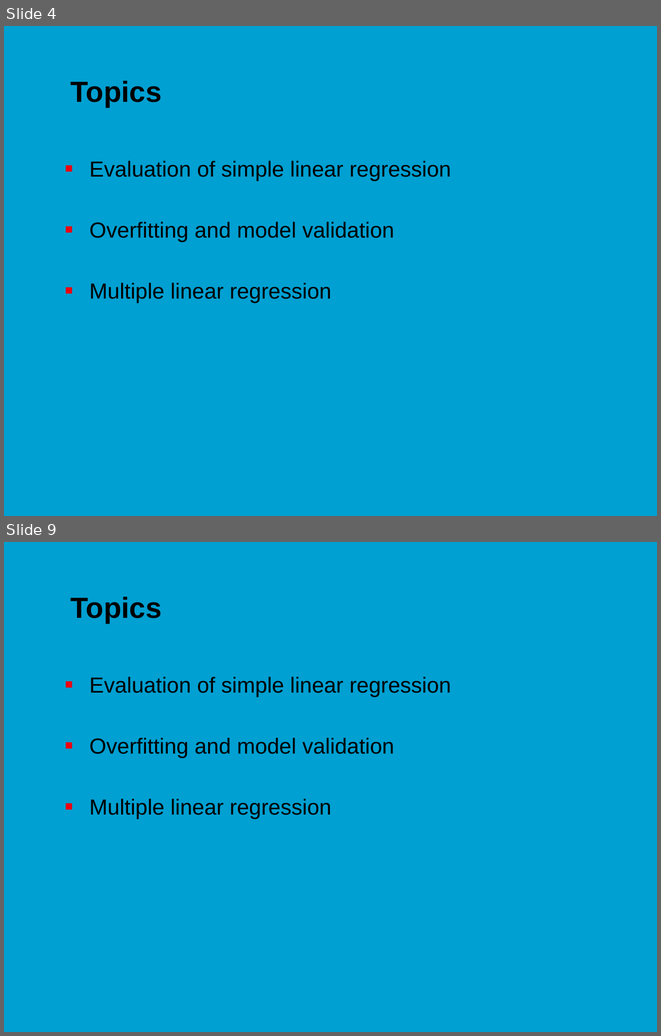
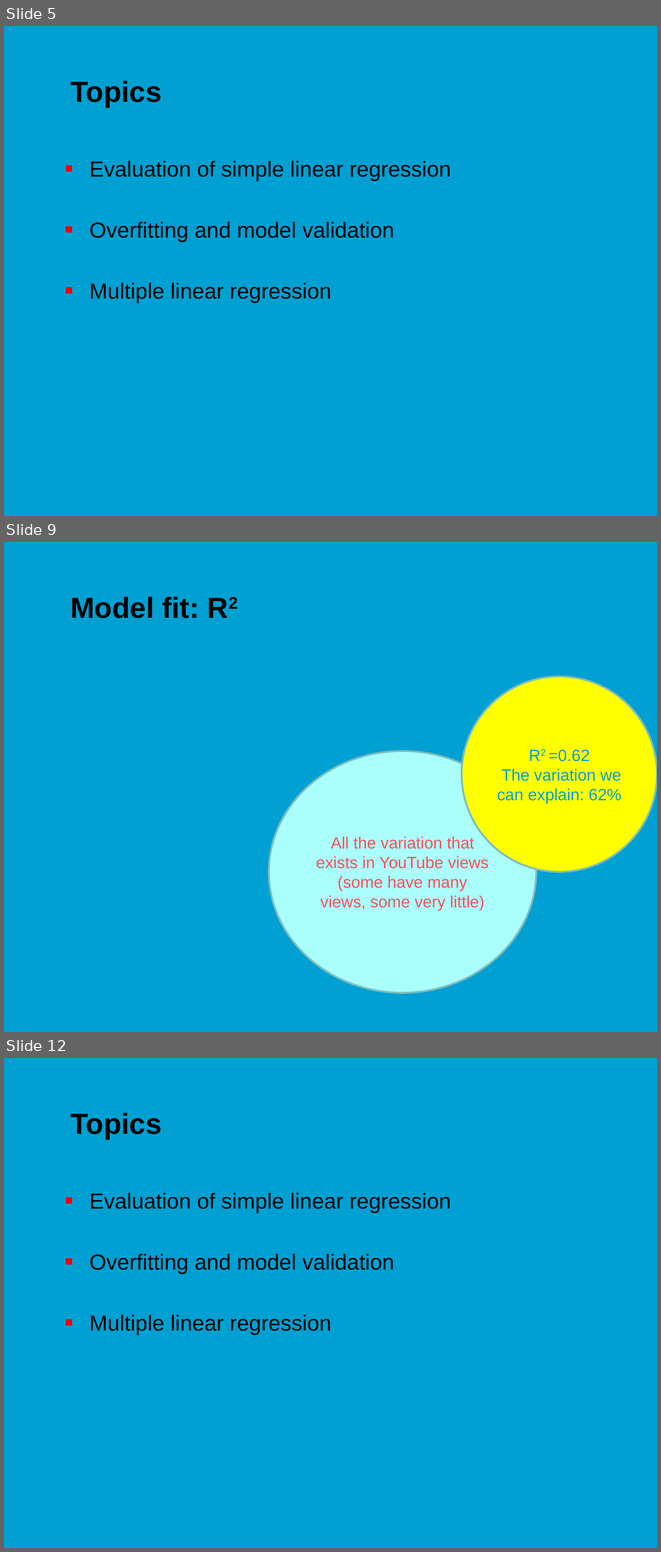
Before and after one commit to jonasmoons/data-driven-learning, a slide deck: slides/ddl-w5l2.pptx. Shown one above the other, each under a label of ours: slides 4 and 9 before the commit, slides 5, 9 and 12 after it; the slides between them are not shown. The pictures are 661x1036 and 661x1552 pixels, drawn with LibreOffice and Linux fonts; fonts in the diff are those of the drawing; grey boxes stand for pictures; background and template pictures are left out. Boxes give left, top, right and bottom in pixels: in the first picture for what was removed or moved away, otherwise in the second. Text is boxed around its words. In the diff, an @@ line names an element or a change of style, - is before the commit and + after.

```diff
--- a/slides/ddl-w5l2.pptx
+++ b/slides/ddl-w5l2.pptx
@@ slide 9 added at (x1=4, y1=542, x2=657, y2=1032), background picture (left out) @@
@@ title added at (x1=70, y1=597, x2=200, y2=618), 32 pt, text #000000, bold @@
+Model fit: R2
@@ ellipse added at (x1=462, y1=677, x2=657, y2=872), fill #FFFF00, outline #7EBDBB 2 pt, 18 pt, text #00A0D2 @@
+R2 =0.62
+The variation we can explain: 62%
@@ ellipse added at (x1=269, y1=751, x2=536, y2=992), fill #AAFFFD, outline #7EBDBB 2 pt, 18 pt, text #FF4E59 @@
+All the variation that
+exists in YouTube views (some have many views, some very little)
@@ what was slide 4 is now slide 5 @@
@@ what was slide 9 is now slide 12 @@
```
Also in this commit, not shown: 3 slides changed, 10 other slides added, 6 slides removed, 7 other files.
